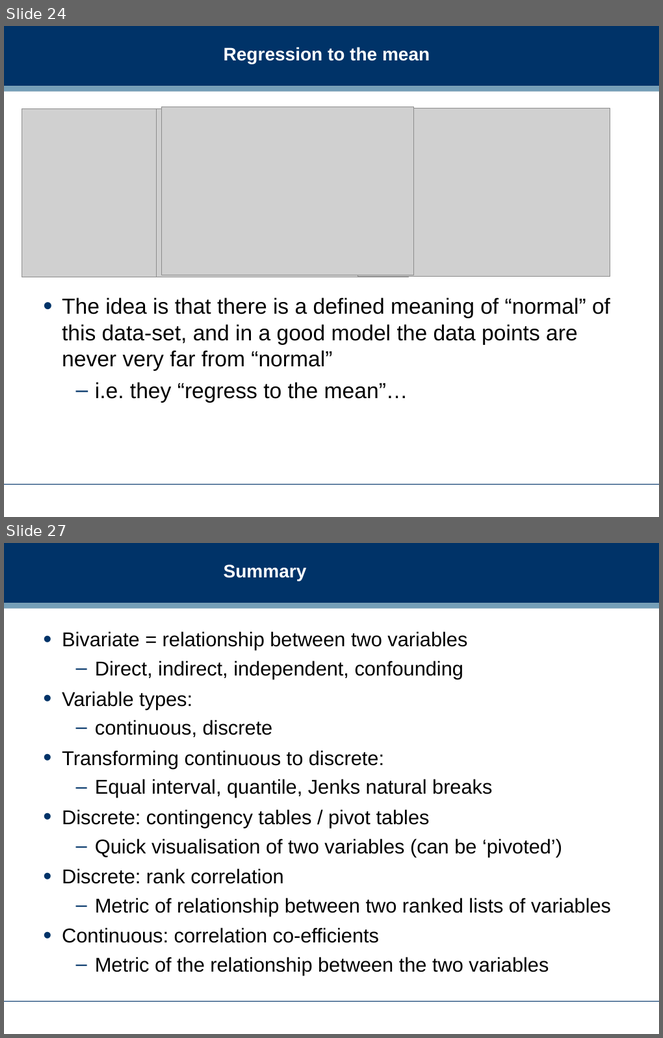
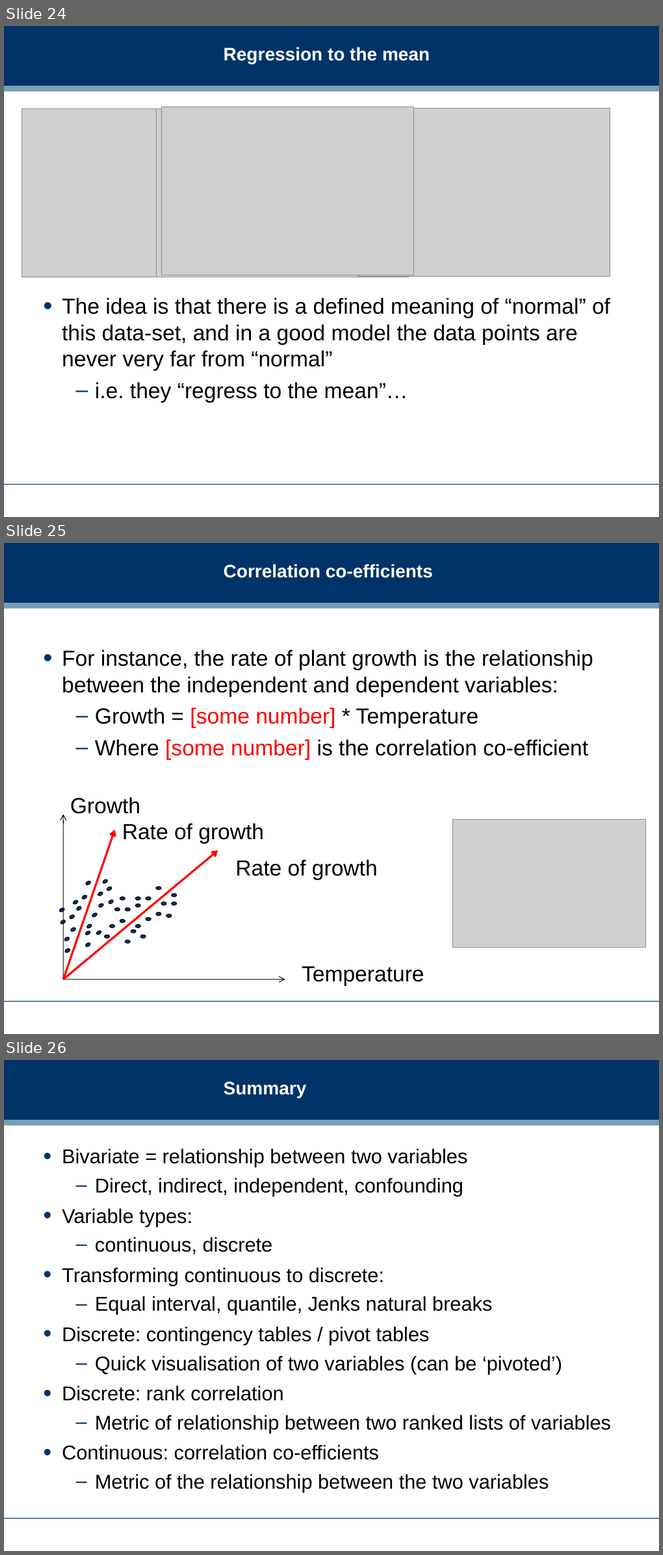
Before and after one commit to dreamind/ix, a slide deck: lectures/making-sense-data/bivariate-analysis.ppt. Shown one above the other, each under a label of ours: slides 24 and 27 before the commit, slides 24, 25 and 26 after it; the slides between them are not shown. The pictures are 663x1038 and 663x1555 pixels, drawn with LibreOffice and Linux fonts; fonts in the diff are those of the drawing; grey boxes stand for pictures; background and template pictures are left out. Boxes give left, top, right and bottom in pixels: in the first picture for what was removed or moved away, otherwise in the second. Text is boxed around its words. In the diff, an @@ line names an element or a change of style, - is before the commit and + after.

```diff
--- a/lectures/making-sense-data/bivariate-analysis.ppt
+++ b/lectures/making-sense-data/bivariate-analysis.ppt
@@ slide 25 added at (4,543,659,1034), background #FFFFFF; not listed: 3 template elements that a slide beside it also shows @@
@@ title added at (224,564,433,578), 20 pt, text #FFFFFF, bold @@
+Correlation co-efficients
@@ text added at (62,650,594,760), 24 pt, text #000000 @@
+• For instance, the rate of plant growth is the relationship between the independent and dependent variables:
+  – Growth = [some number] * Temperature
+  – Where [some number] is the correlation co-efficient
@@ arrow added from (63, 979) to (64, 814), #000000 0.74 pt @@
@@ text added at (70,797,140,814), 24 pt, text #000000 @@
+Growth
@@ arrow added from (64, 979) to (114, 830), #FF0000 2.24 pt @@
@@ text added at (122,823,264,844), 24 pt, text #000000 @@
+Rate of growth
@@ picture added at (452,819,646,948) @@
@@ arrow added from (63, 979) to (218, 851), #FF0000 2.24 pt @@
@@ text added at (235,860,378,880), 24 pt, text #000000 @@
+Rate of growth
@@ group added at (59,878,114,954): 20 ellipses @@
@@ group added at (104,887,177,943): 20 ellipses @@
@@ text added at (302,967,425,986), 24 pt, text #000000 @@
+Temperature
@@ arrow added from (63, 979) to (285, 980), #000000 0.74 pt @@
@@ what was slide 27 is now slide 26 @@
```
Also in this commit, not shown: 2 slides changed, 1 other slide added, 2 slides removed.
